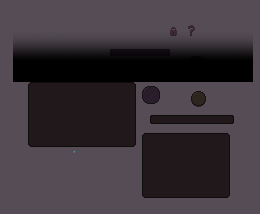
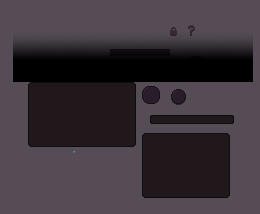
Two versions of the same layered image (260x214). Layer-by-layer changes:
painted on "InventorySlot.png" over [171, 89, 206, 106]
